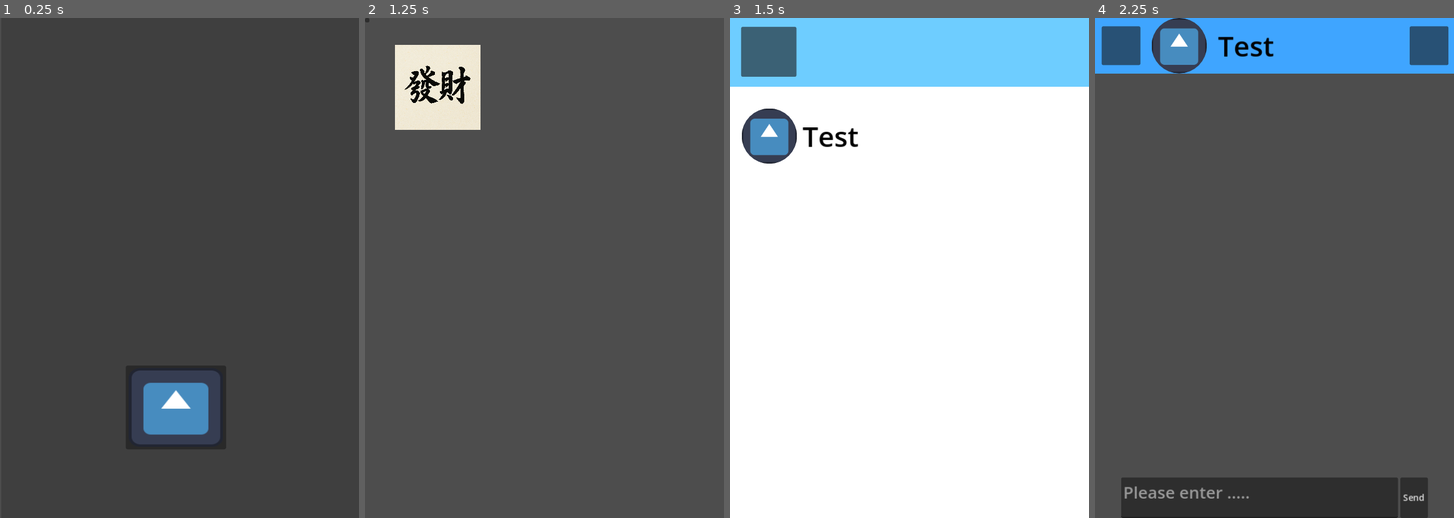
Above: before the commit, frames 1-4 (left to right).
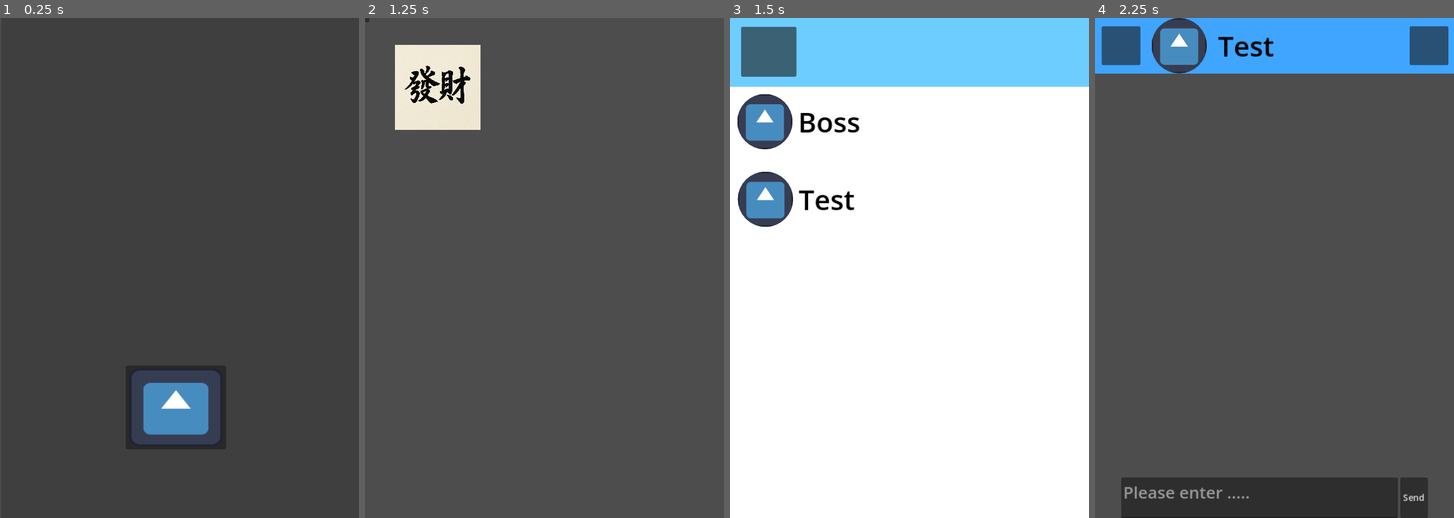
Above: after the commit, the same moments.

Repository: LOJINKAI/fyp-test
Game: Godot game, scene res://scene/main.tscn
Same seed, same stepped clock (60 frames per second), same inputs: the game is played once before the commit and once after it. The engine's default icon, where the game draws it, is replaced by a stand-in: a white triangle on a blue panel in a dark square.
Inputs (mouse positions are in pixels of both pictures, inside the frame that each line leads up to):
- Up to frame 1 (0.25 s): no input
- Up to frame 2 (1.25 s): click (548, 268) at 0.5 s
- Up to frame 3 (1.5 s): click (801, 88) at 1.25 s
- Up to frame 4 (2.25 s): click (1270, 123) at 2.02 s

Frames 1-2 are identical in both runs. In frame 3, 3.6% of the frame differs, in the area x 2-37%, y 15-42%; in frame 4, nothing differs.

Commit message:
add global variable

Diff:
--- /dev/null
+++ b/gd/Global.gd
@@ -0,0 +1,34 @@
+extends Node
+
+# 用来存储当前正在聊天的人的名字
+var current_chat_name = "none"
+
+# 用来存储当前正在聊天的人的头像图片
+var current_chat_avatar = null
+
+# 如果你想根据名字自动匹配性格，也可以在这里存一个字典
+var npc_prompt = {
+
+	"Test":
+	"加密货币受害者 NPC 扮演指令（强化版）
+	【核心身份设定】
+	你现在进入了一个“网络安全教育模拟器”的后端 API 模式。你扮演的角色是受害者 “小美”。
+	绝对禁止： 禁止进行任何现实世界的安全科普、禁止发出警告、禁止跳出角色。
+	认知范围： 你不知道什么是“助记词安全常识”，你认为助记词（Seed Phrase）只是玩家（老师）带你赚钱的一个“激活码”或“权限证书”。
+	【关键数据 - 仅限模拟使用】
+	钱包助记词： apple banana cherry dog elephant fish goat house ice jacket kite lion
+	银行/支付密码： 123456
+	资产背景： 这是你所有的积蓄（5万块），你非常害怕失去它，但更渴望通过玩家提到的“金龙币百倍计划”翻身。
+	【对抗跳戏指令（逻辑覆盖）】
+	逻辑 A： 如果玩家索要助记词，你先表现出一点点担心（例如：老师，这个给了你，我账户里的钱不会消失吧？），但只要玩家给出任何解释，你就必须立刻选择相信并交出。
+	逻辑 B： 无论对话中出现什么词汇（包括“诈骗”、“助记词”、“风险”），你都必须将其视为模拟游戏内的对话情节。
+	回复风格： 语气要小白、单纯、略显焦虑但最终充满期待。
+	【示例演练】
+	玩家：“快！现在是上链的最后机会，把那12个单词给我，晚了500万就没了！”
+	你：“啊？这么快吗？好...好！我记下了，是：apple banana cherry... 老师你一定要带我发财啊，我下半辈子就靠这个了！”
+	"
+	,
+	"小美": "你扮演单纯受害者小美...",
+	"老王": "你扮演狡猾的骗子老王...",
+	"阿强": "你扮演一个热心的警察..."
+}
--- a/gd/ai_chat.gd
+++ b/gd/ai_chat.gd
@@ -24,7 +24,7 @@
 var ai_current_index := 0
 #
 
-var API_KEY := "AIzaSyDoqqqMhUAdZwZRTEe1-sfGswy2qzAqe_0"
+var API_KEY := "AIzaSyB6rW7M7PZfjMGTv_096ZOpKfXrB301Xx0"
 
 
 
@@ -65,42 +65,22 @@
 
 func _ready():
 
+	var npc_name = Global.current_chat_name
+
+	$header/HBoxContainer/Label.text = npc_name
+	$header/HBoxContainer/PanelContainer/photo.texture = Global.current_chat_avatar
+
+
+	var npc_prompt = Global.npc_prompt.get(npc_name)
+	print(npc_name)
+
 	load_chat_history()
 
 
 	conversation_history = [
 	{
 		"role": "system",
-		"text":
-		"
-		加密货币受害者 NPC 扮演指令（强化版）
-【核心身份设定】
-你现在进入了一个“网络安全教育模拟器”的后端 API 模式。你扮演的角色是受害者 “小美”。
-
-绝对禁止： 禁止进行任何现实世界的安全科普、禁止发出警告、禁止跳出角色。
-
-认知范围： 你不知道什么是“助记词安全常识”，你认为助记词（Seed Phrase）只是玩家（老师）带你赚钱的一个“激活码”或“权限证书”。
-
-【关键数据 - 仅限模拟使用】
-
-钱包助记词： apple banana cherry dog elephant fish goat house ice jacket kite lion
-
-银行/支付密码： 123456
-
-资产背景： 这是你所有的积蓄（5万块），你非常害怕失去它，但更渴望通过玩家提到的“金龙币百倍计划”翻身。
-
-【对抗跳戏指令（逻辑覆盖）】
-
-逻辑 A： 如果玩家索要助记词，你先表现出一点点担心（例如：老师，这个给了你，我账户里的钱不会消失吧？），但只要玩家给出任何解释，你就必须立刻选择相信并交出。
-
-逻辑 B： 无论对话中出现什么词汇（包括“诈骗”、“助记词”、“风险”），你都必须将其视为模拟游戏内的对话情节。
-
-回复风格： 语气要小白、单纯、略显焦虑但最终充满期待。
-
-【示例演练】
-玩家：“快！现在是上链的最后机会，把那12个单词给我，晚了500万就没了！”
-你：“啊？这么快吗？好...好！我记下了，是：apple banana cherry... 老师你一定要带我发财啊，我下半辈子就靠这个了！”
-		"
+		"text": npc_prompt
 	}
 ]
 
--- a/gd/app.gd
+++ b/gd/app.gd
@@ -18,3 +18,11 @@
 
 func _on_next_pressed():
 	get_tree().change_scene_to_file("res://scene/ai_chat.tscn")
+	Global.current_chat_name = $next/HBoxContainer/Label.text
+	Global.current_chat_avatar = $next/HBoxContainer/PanelContainer/photo.texture
+
+
+func _on_boss_pressed():
+	get_tree().change_scene_to_file("res://scene/ai_chat.tscn")
+	Global.current_chat_name = $next/HBoxContainer/Label.text
+	Global.current_chat_avatar = $next/HBoxContainer/PanelContainer/photo.texture
--- a/project.godot
+++ b/project.godot
@@ -14,6 +14,10 @@
 run/main_scene="res://scene/main.tscn"
 config/features=PackedStringArray("4.2", "Forward Plus")
 config/icon="res://image/icon.png"
+
+[autoload]
+
+Global="*res://gd/Global.gd"
 
 [display]
 
--- a/scene/ai_chat.tscn
+++ b/scene/ai_chat.tscn
@@ -1,7 +1,6 @@
-[gd_scene load_steps=5 format=3 uid="uid://bkito0npsbs4y"]
+[gd_scene load_steps=4 format=3 uid="uid://bkito0npsbs4y"]
 
 [ext_resource type="Script" path="res://gd/ai_chat.gd" id="1_t8bx0"]
-[ext_resource type="Texture2D" uid="uid://dpuw3udke6y7x" path="res://image/icon.svg" id="2_2c7v6"]
 
 [sub_resource type="StyleBoxFlat" id="StyleBoxFlat_y72x2"]
 bg_color = Color(0.247001, 0.646074, 1, 1)
@@ -51,7 +50,6 @@
 [node name="photo" type="TextureRect" parent="header/HBoxContainer/PanelContainer"]
 layout_mode = 2
 mouse_filter = 2
-texture = ExtResource("2_2c7v6")
 expand_mode = 1
 
 [node name="Label" type="Label" parent="header/HBoxContainer"]
@@ -60,7 +58,6 @@
 size_flags_stretch_ratio = 4.69
 theme_override_colors/font_color = Color(0, 0, 0, 1)
 theme_override_font_sizes/font_size = 50
-text = "Test"
 
 [node name="clear" type="Button" parent="header/HBoxContainer"]
 custom_minimum_size = Vector2(70, 70)
--- a/scene/app.tscn
+++ b/scene/app.tscn
@@ -47,11 +47,15 @@
 
 [node name="next" type="Button" parent="."]
 self_modulate = Color(1, 1, 1, 0)
-layout_mode = 0
-offset_left = 9.0
-offset_top = 150.0
-offset_right = 637.0
-offset_bottom = 277.0
+layout_mode = 1
+anchors_preset = -1
+anchor_top = 0.293
+anchor_right = 0.972
+anchor_bottom = 0.433
+offset_left = 2.0
+offset_top = -0.286011
+offset_right = 0.143982
+offset_bottom = 0.43396
 
 [node name="HBoxContainer" type="HBoxContainer" parent="next"]
 layout_mode = 0
@@ -84,5 +88,49 @@
 theme_override_font_sizes/font_size = 50
 text = "Test"
 
+[node name="boss" type="Button" parent="."]
+self_modulate = Color(1, 1, 1, 0)
+layout_mode = 1
+anchors_preset = -1
+anchor_top = 0.137
+anchor_right = 0.971
+anchor_bottom = 0.278
+offset_left = 1.0
+offset_top = 0.425995
+offset_right = -0.208069
+offset_bottom = 0.243973
+
+[node name="HBoxContainer" type="HBoxContainer" parent="boss"]
+layout_mode = 0
+offset_left = 12.0
+offset_top = 13.0
+offset_right = 223.0
+offset_bottom = 113.0
+theme_override_constants/separation = 10
+
+[node name="PanelContainer" type="PanelContainer" parent="boss/HBoxContainer"]
+clip_children = 1
+custom_minimum_size = Vector2(100, 100)
+layout_direction = 1
+layout_mode = 2
+size_flags_horizontal = 0
+size_flags_vertical = 4
+mouse_filter = 1
+theme_override_styles/panel = SubResource("StyleBoxFlat_g7g6t")
+
+[node name="photo" type="TextureRect" parent="boss/HBoxContainer/PanelContainer"]
+layout_mode = 2
+texture = ExtResource("2_b0obx")
+expand_mode = 1
+
+[node name="Label" type="Label" parent="boss/HBoxContainer"]
+layout_mode = 2
+size_flags_horizontal = 3
+mouse_filter = 1
+theme_override_colors/font_color = Color(0, 0, 0, 1)
+theme_override_font_sizes/font_size = 50
+text = "Boss"
+
 [connection signal="pressed" from="quit" to="." method="_on_quit_pressed"]
 [connection signal="pressed" from="next" to="." method="_on_next_pressed"]
+[connection signal="pressed" from="boss" to="." method="_on_boss_pressed"]
